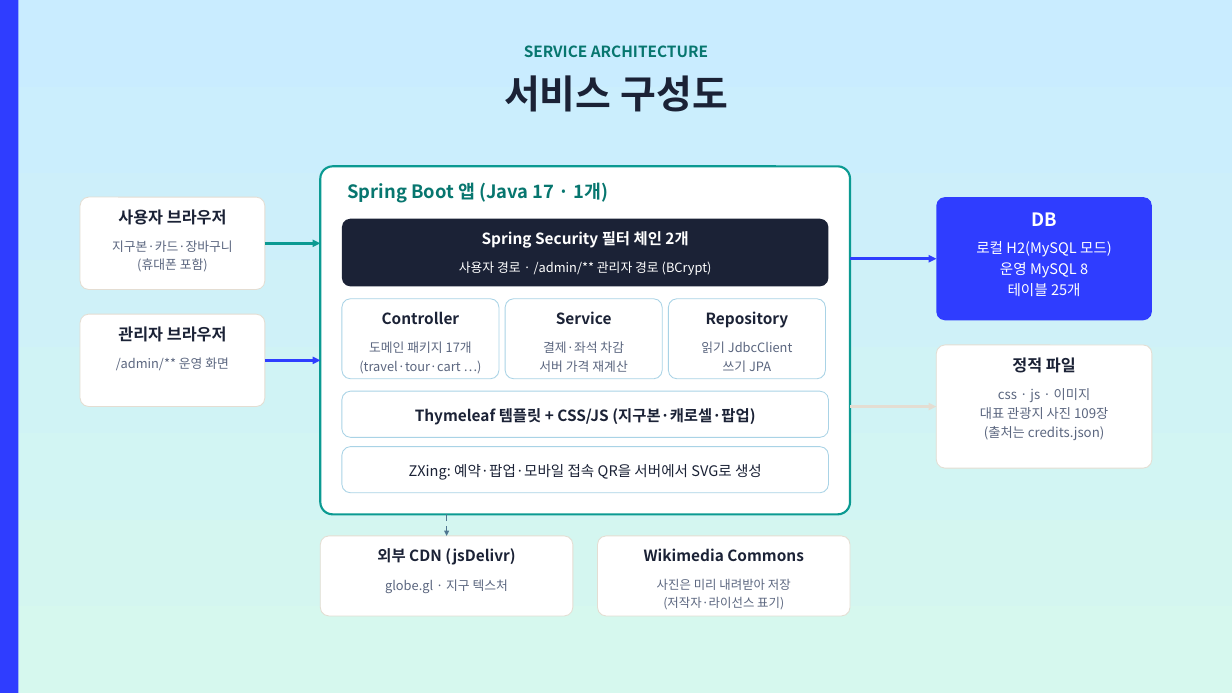
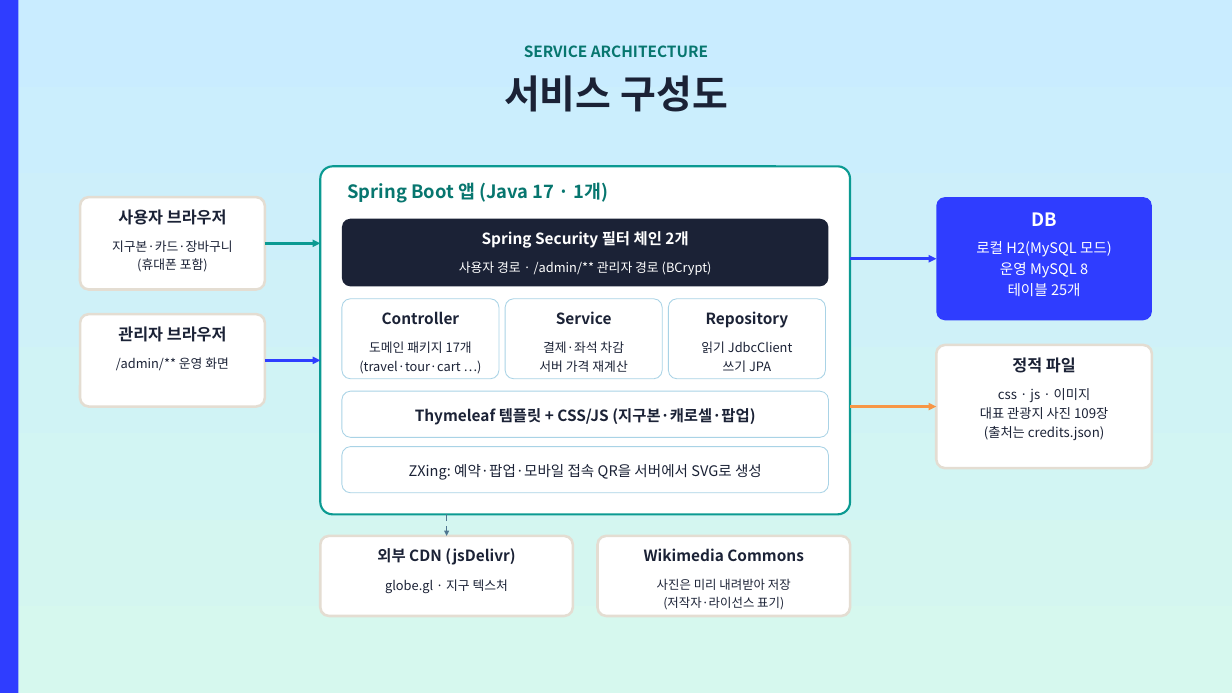
Before and after one commit to ho8566z/nado-gam_word, a slide deck: slide 16 of ppt_output/나도감_발표.pptx. Drawn at 1232x693 pixels with LibreOffice and Linux fonts; fonts in the diff are those of the drawing. Boxes give left, top, right and bottom in pixels: in the first picture for what was removed or moved away, otherwise in the second. Text is boxed around its words. In the diff, an @@ line names an element or a change of style, - is before the commit and + after.

```diff
--- a/ppt_output/나도감_발표.pptx
+++ b/ppt_output/나도감_발표.pptx
@@ text colour #5B667F to #1B2236 in 8 elements at box(359, 341, 472, 374), box(539, 341, 627, 372), box(701, 341, 792, 372), box(657, 578, 791, 610), box(112, 240, 233, 272), box(385, 579, 508, 593), box(980, 388, 1108, 440), box(116, 357, 229, 371) @@
@@ arrow (850, 407) - (936, 407): stroke #E4DDD2 3 pt to #F79646 3 pt @@
@@ outline #E4DDD2 1 pt to #E4DDD2 3 pt in 5 elements at box(80, 197, 265, 290), box(80, 314, 265, 407), box(936, 345, 1152, 468), box(320, 536, 573, 616), box(598, 536, 850, 616) @@
```
Also in this commit, not shown: 27 other slides changed, 1 other file.
